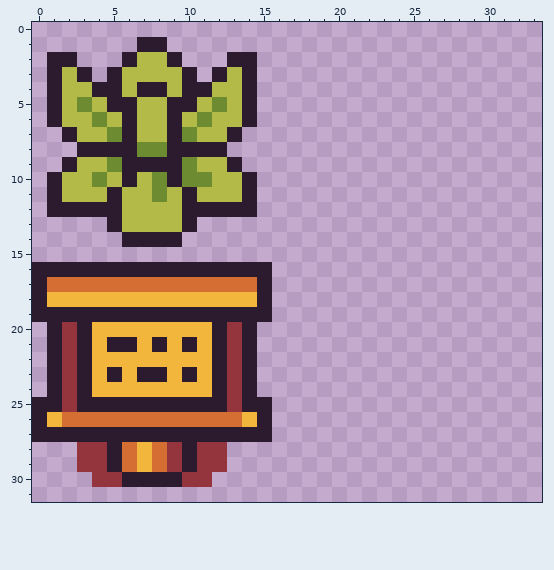
Edited in one commit: pixel-art sprite (content/sprites/objects.png). The first picture shows the starting point.
The file is 64x64 pixels. Shown: x 0..33, y 0..31.
New version:
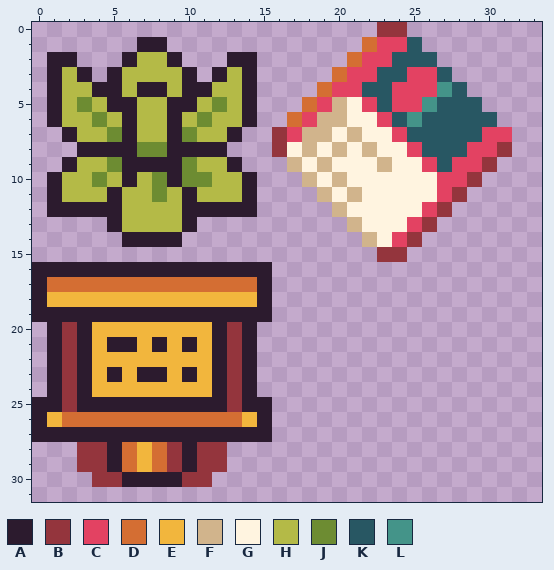
Palette (. is transparent): A #2c1b2e  B #94353d  C #e34262  D #d46e33  E #f2b63d  F #d1b48c  G #fff4e0  H #b4ba47  J #6d8c32  K #285763  L #449489
Edits made:
Colour B is added in row 0 at x 23 to 24; in row 7 at x 16; in row 8 at x 16 and 31; in row 9 at x 30; in row 10 at x 29; in row 11 at x 28.
Colour B is added in row 12 at x 27; in row 13 at x 26; in row 14 at x 25; in row 15 at x 23 to 24.
Colour C is added in row 1 at x 23 to 24; in row 2 at x 22 to 23; in row 3 at x 21 to 22 and 25 to 26; in row 4 at x 20 to 21 and 24 to 26; in row 5 at x 19, 22 and 24 to 25; in row 6 at x 18 and 23.
Colour C is added in row 7 at x 17, 24 and 30 to 31; in row 8 at x 25 and 29 to 30; in row 9 at x 26 and 28 to 29; in row 10 at x 27 to 28; in row 11 at x 27; in row 12 at x 26.
Colour C is added in row 13 at x 25; in row 14 at x 24.
Colour D is added in row 1 at x 22; in row 2 at x 21; in row 3 at x 20; in row 4 at x 19; in row 5 at x 18; in row 6 at x 17.
Colour F is added in row 5 at x 20; in row 6 at x 19 to 20; in row 7 at x 18 to 19 and 21; in row 8 at x 18, 20 and 22; in row 9 at x 17, 19 and 23; in row 10 at x 18 and 20.
Colour F is added in row 11 at x 19 and 21; in row 12 at x 20; in row 13 at x 21; in row 14 at x 22.
Colour G is added in row 5 at x 21; in row 6 at x 21 to 22; in row 7 at x 20 and 22 to 23; in row 8 at x 17, 19, 21 and 23 to 24; in row 9 at x 18, 20 to 22 and 24 to 25; in row 10 at x 19 and 21 to 26.
Colour G is added in row 11 at x 20 and 22 to 26; in row 12 at x 21 to 25; in row 13 at x 22 to 24; in row 14 at x 23.
Colour K is added in row 1 at x 25; in row 2 at x 24 to 26; in row 3 at x 23 to 24 and 27; in row 4 at x 22 to 23 and 28; in row 5 at x 23 and 27 to 29; in row 6 at x 24 and 26 to 30.
Colour K is added in row 7 at x 25 to 29; in row 8 at x 26 to 28; in row 9 at x 27.
Colour L is added in row 4 at x 27; in row 5 at x 26; in row 6 at x 25.
